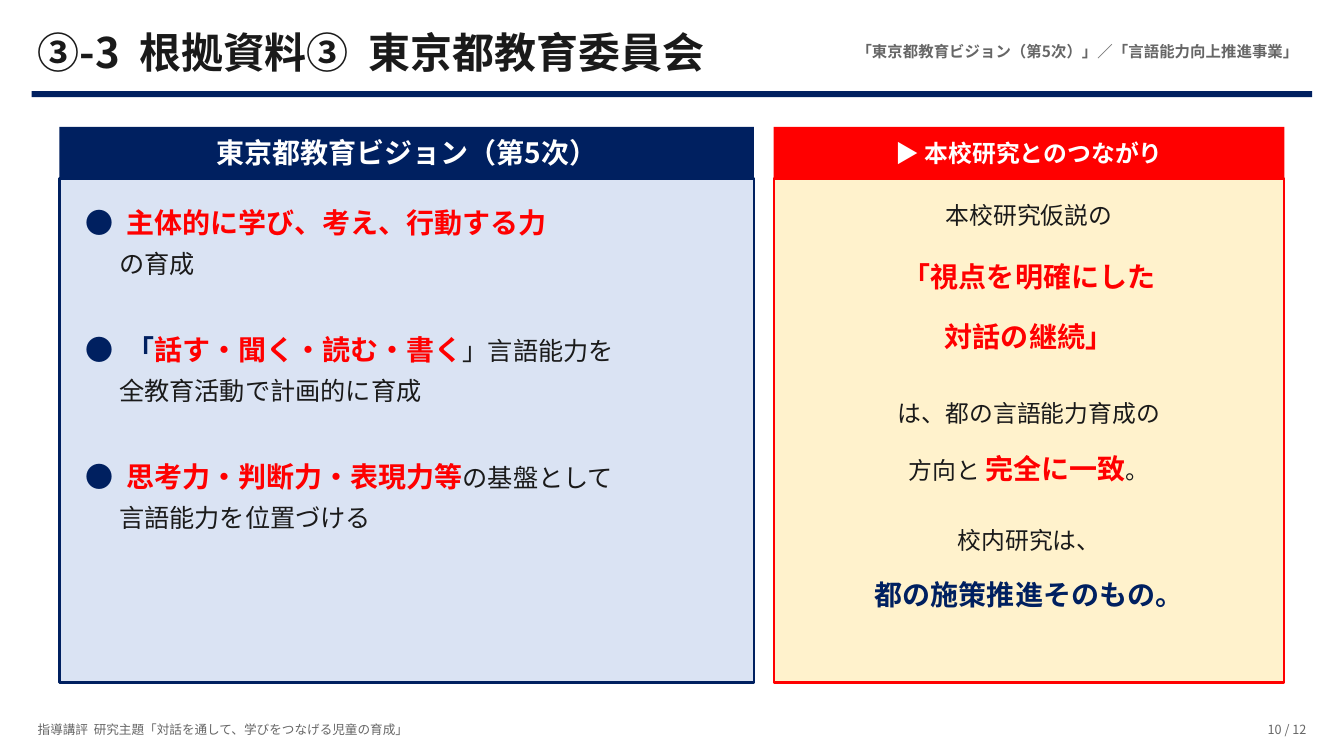
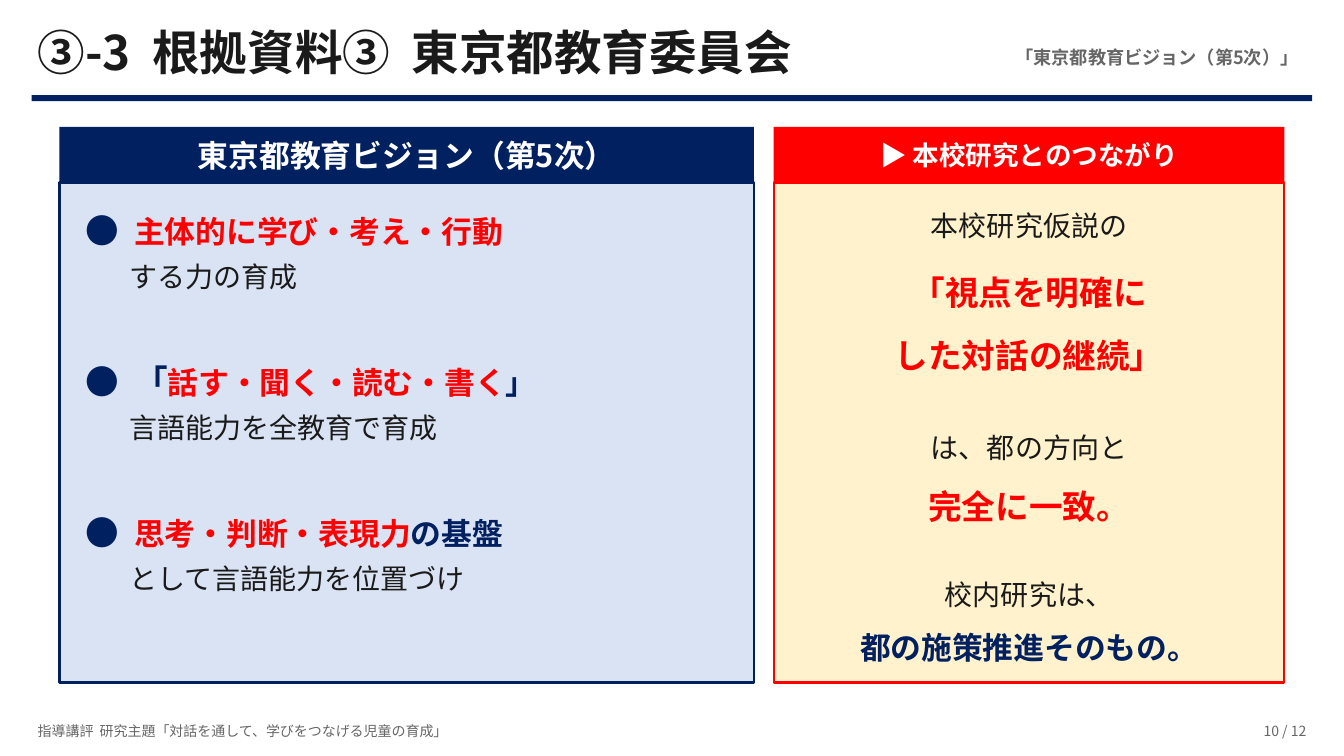
Before and after one commit to contynet730-star/con30, a slide deck: slide 10 of 指導講評_対話を通して学びをつなげる児童.pptx. Drawn at 1344x756 pixels with LibreOffice and Linux fonts; fonts in the diff are those of the drawing. Boxes give left, top, right and bottom in pixels: in the first picture for what was removed or moved away, otherwise in the second. Text is boxed around its words. In the diff, an @@ line names an element or a change of style, - is before the commit and + after.

```diff
--- a/指導講評_対話を通して学びをつなげる児童.pptx
+++ b/指導講評_対話を通して学びをつなげる児童.pptx
@@ text "③-3 根拠資料③ 東京都教育委員会" at box(38, 29, 792, 75): size 30 to 34 pt @@
@@ text at box(1016, 48, 1299, 66): text changed; size 11 to 13 pt @@
-「東京都教育ビジョン（第5次）」／「言語能力向上推進事業」
+「東京都教育ビジョン（第5次）」
@@ text "東京都教育ビジョン（第5次）" at box(198, 140, 616, 170): size 20 to 22 pt @@
@@ rectangle: place and size @@
-rectangle at box(59, 127, 754, 178)
+rectangle at box(59, 127, 754, 182)
@@ text "▶ 本校研究とのつながり" at box(913, 142, 1178, 168): size 17 to 19 pt @@
@@ rectangle: place and size @@
-rectangle at box(774, 127, 1286, 178)
+rectangle at box(774, 127, 1286, 182)
@@ rectangle: place and size @@
-rectangle at box(59, 178, 754, 683)
+rectangle at box(59, 182, 754, 683)
@@ rectangle: place and size @@
-rectangle at box(774, 178, 1286, 683)
+rectangle at box(774, 182, 1286, 683)
@@ text "本校研究仮説の": place and size @@
-text "本校研究仮説の" at box(946, 204, 1113, 226)
+text "本校研究仮説の" at box(931, 212, 1127, 239)
@@ text "本校研究仮説の" at box(931, 212, 1127, 239): size 17 to 20 pt @@
@@ text at box(134, 216, 503, 246): text changed; size 20 to 22 pt @@
-● 主体的に学び、考え、行動する力
+● 主体的に学び・考え・行動
@@ text at box(129, 263, 297, 290): text changed; size 18 to 20 pt @@
-の育成
+する力の育成
@@ text at box(912, 276, 1147, 308): text changed; size 20 to 24 pt @@
-「視点を明確にした
+「視点を明確に
@@ text at box(895, 339, 1164, 371): text changed; size 20 to 24 pt @@
-対話の継続」
+した対話の継続」
@@ text at box(134, 365, 537, 397): text changed; size 20 to 22 pt @@
-● 「話す・聞く・読む・書く」言語能力を
+● 「話す・聞く・読む・書く」
@@ text at box(129, 414, 437, 441): text changed; size 18 to 20 pt @@
-全教育活動で計画的に育成
+言語能力を全教育で育成
@@ text at box(931, 434, 1127, 461): text changed; size 17 to 20 pt @@
-は、都の言語能力育成の
+は、都の方向と
@@ text "完全に一致。" at box(928, 490, 1130, 522): vertical alignment middle to top @@
@@ text at box(928, 490, 1130, 522): text changed; size 20 to 24 pt @@
-方向と 完全に一致。
+完全に一致。
@@ text at box(134, 518, 503, 548): text changed; size 20 to 22 pt @@
-● 思考力・判断力・表現力等の基盤として
+● 思考・判断・表現力の基盤
@@ text at box(129, 565, 465, 592): text changed; size 18 to 20 pt @@
-言語能力を位置づける
+として言語能力を位置づけ
@@ text "校内研究は、" at box(945, 581, 1113, 608): size 17 to 20 pt @@
@@ text "校内研究は、": place and size @@
-text "校内研究は、" at box(958, 529, 1101, 551)
+text "校内研究は、" at box(945, 581, 1113, 608)
@@ text "都の施策推進そのもの。" at box(860, 632, 1198, 662): size 20 to 22 pt @@
@@ text "都の施策推進そのもの。": place and size @@
-text "都の施策推進そのもの。" at box(875, 581, 1183, 608)
+text "都の施策推進そのもの。" at box(860, 632, 1198, 662)
@@ text "指導講評 研究主題「対話を通して、学びをつなげる児童の育成」" at box(38, 724, 448, 737): size 9 to 10 pt @@
@@ text "10 / 12" at box(1264, 725, 1307, 736): size 9 to 10 pt @@
```
Also in this commit, not shown: 11 other slides changed.
